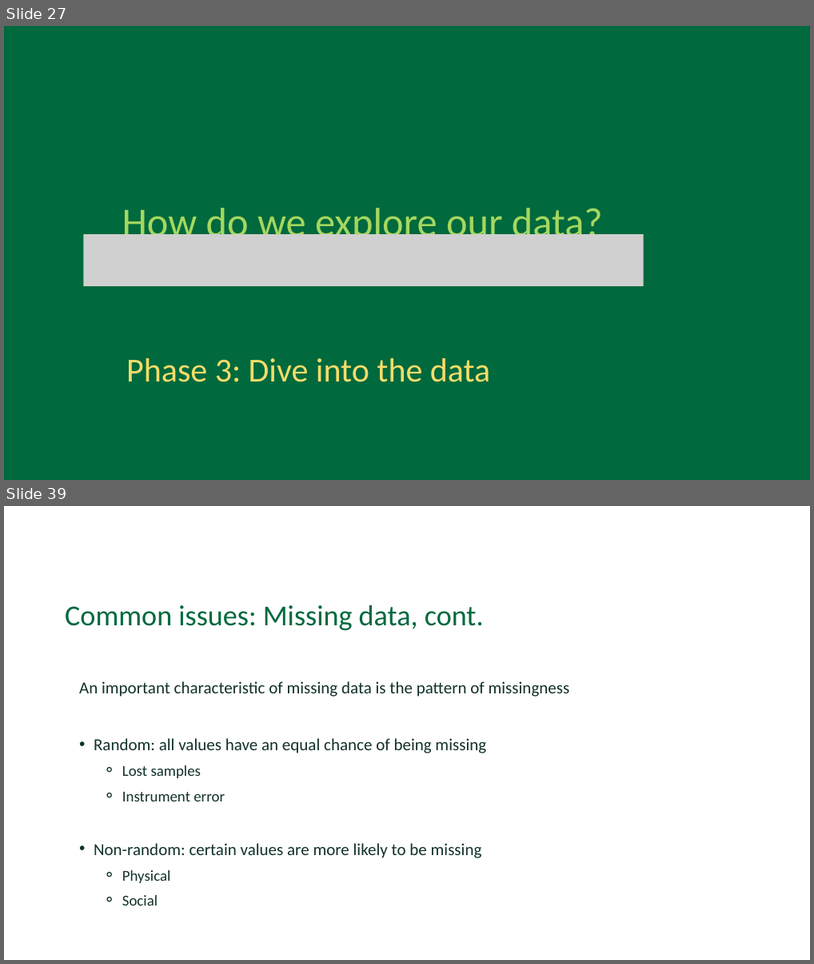
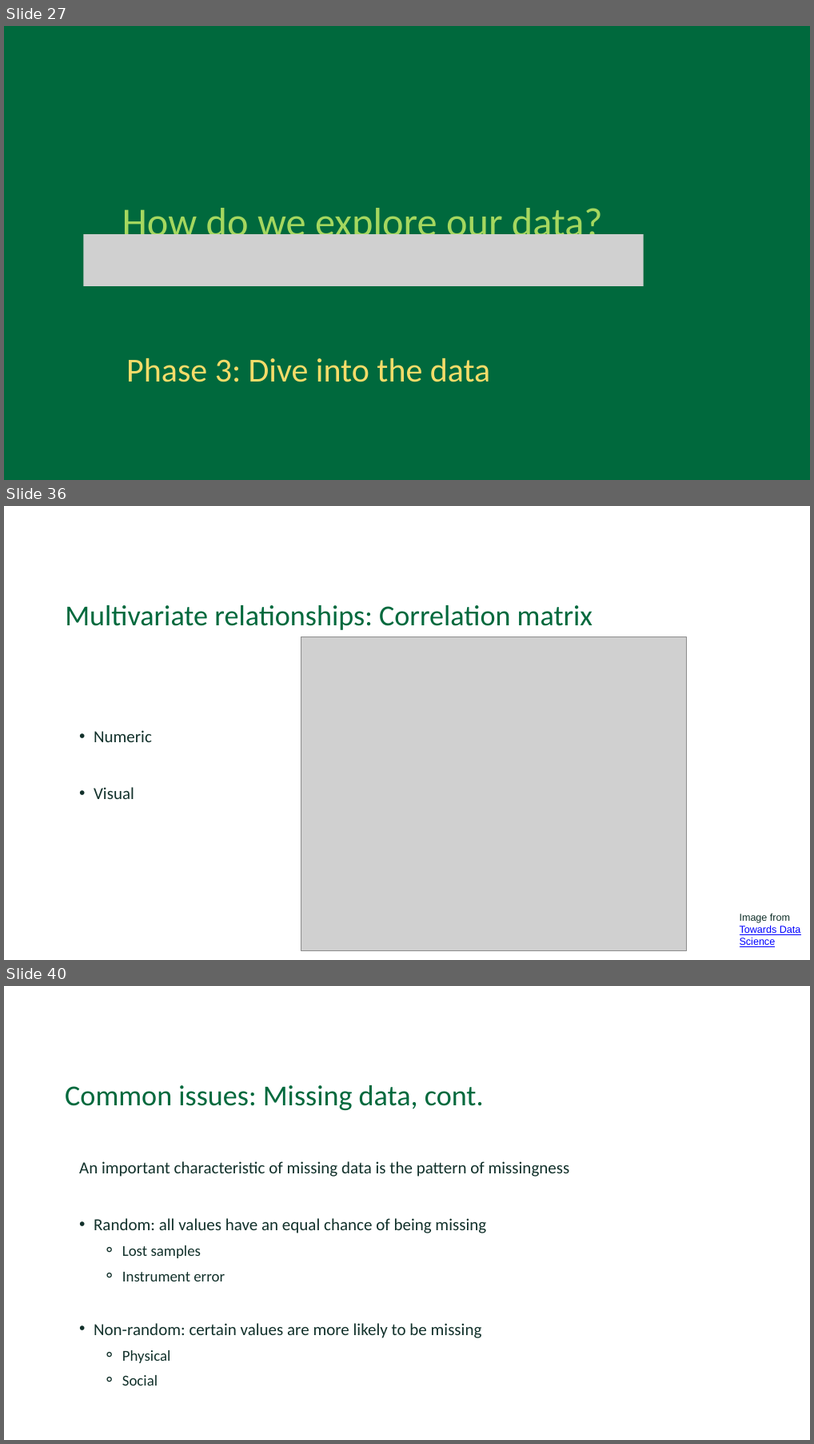
Before and after one commit to Dartmouth-Libraries/r_research-fundamentals_ws, a slide deck: slides/02a_Exploratory-Data-Analysis_EDA.pptx. Shown one above the other, each under a label of ours: slides 27 and 39 before the commit, slides 27, 36 and 40 after it; the slides between them are not shown. The pictures are 814x964 and 814x1444 pixels, drawn with LibreOffice and Linux fonts; fonts in the diff are those of the drawing; grey boxes stand for pictures; background and template pictures are left out. Boxes give left, top, right and bottom in pixels: in the first picture for what was removed or moved away, otherwise in the second. Text is boxed around its words. In the diff, an @@ line names an element or a change of style, - is before the commit and + after.

```diff
--- a/slides/02a_Exploratory-Data-Analysis_EDA.pptx
+++ b/slides/02a_Exploratory-Data-Analysis_EDA.pptx
@@ slide 36 added at [4, 506, 810, 960], background #FFFFFF @@
@@ text added at [65, 605, 593, 630], 34.5 pt, text #00693D @@
+Multivariate relationships: Correlation matrix
@@ picture added at [301, 637, 687, 952] @@
@@ text added at [94, 730, 152, 799], 20.1 pt, text #12312B @@
+  • Numeric
+  • Visual
@@ text added at [740, 913, 802, 947], 12 pt, text #0000FF, underline @@
+Image from Towards Data Science
@@ what was slide 39 is now slide 40 @@
```
Also in this commit, not shown: 18 slides changed, 2 other slides added, 1 slide removed.
